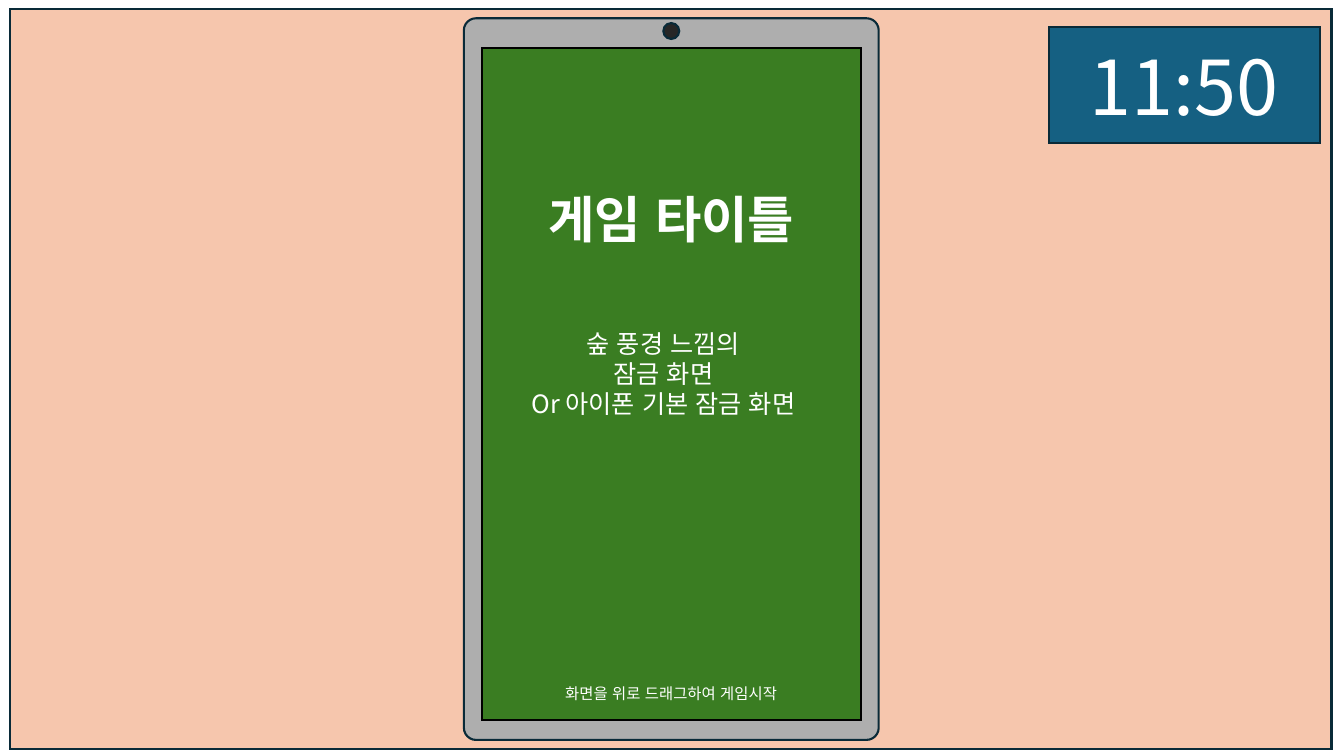
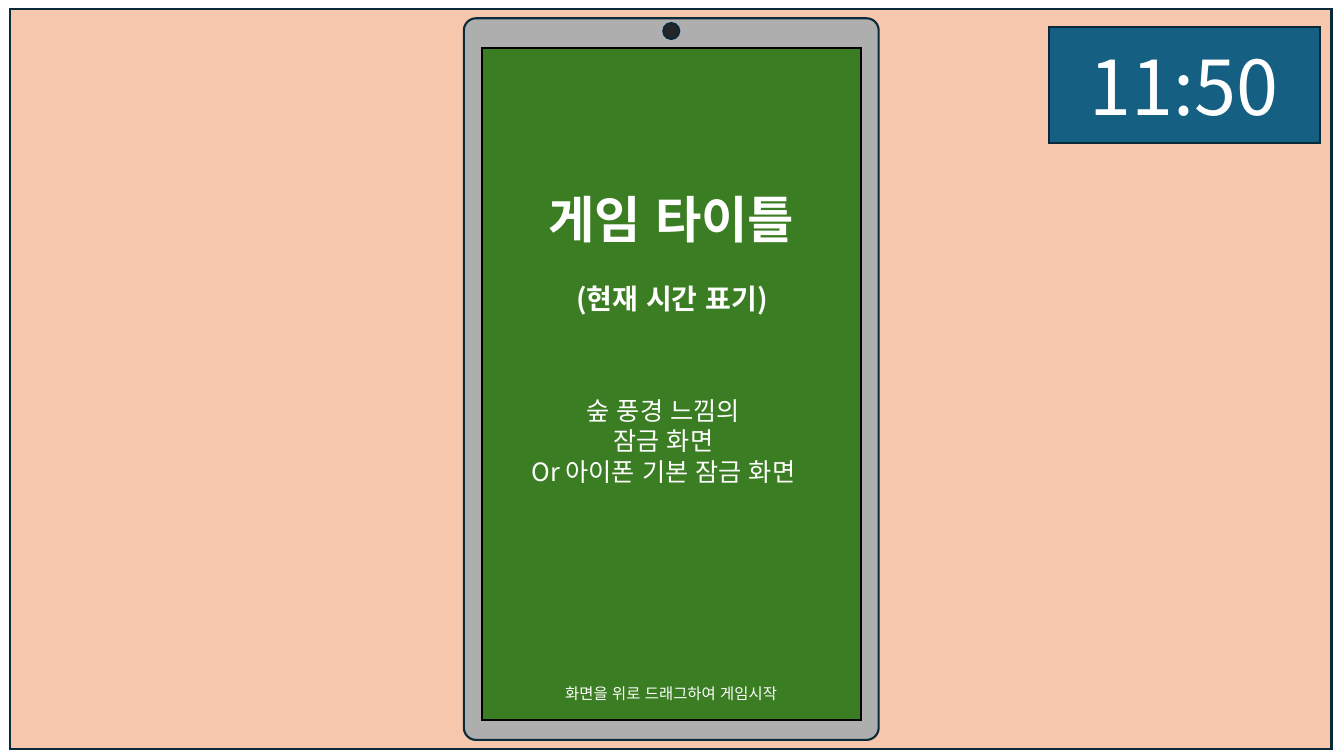
Before and after one commit to weariness00/Mandle_10Minute_Game, a slide deck: slide 2 of document/UI.pptx. Drawn at 1344x756 pixels with LibreOffice and Linux fonts; fonts in the diff are those of the drawing. Boxes give left, top, right and bottom in pixels: in the first picture for what was removed or moved away, otherwise in the second. Text is boxed around its words. In the diff, an @@ line names an element or a change of style, - is before the commit and + after.

```diff
--- a/document/UI.pptx
+++ b/document/UI.pptx
@@ text added at [576, 285, 768, 315], 20 pt, text #FFFFFF, bold @@
+(현재 시간 표기)
@@ text "숲 풍경 느낌의": place and size @@
-text "숲 풍경 느낌의" at [531, 332, 795, 415]
+text "숲 풍경 느낌의" at [531, 399, 795, 483]
```
Also in this commit, not shown: 2 slides added, 6 other files.
